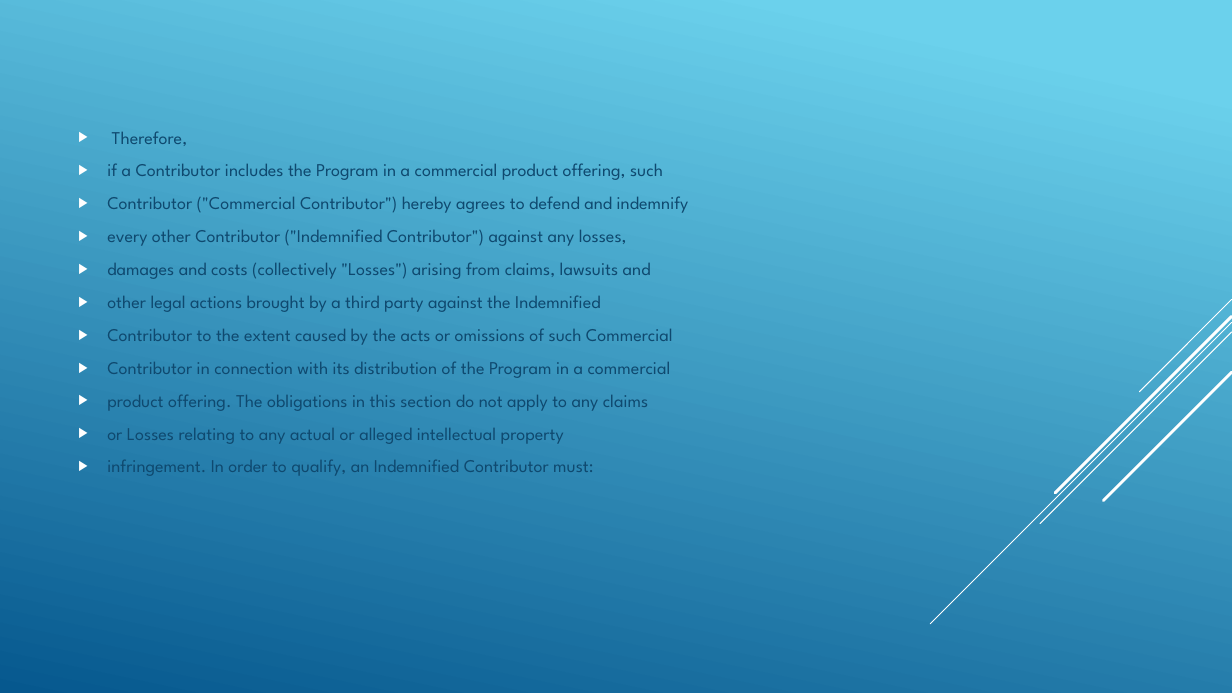
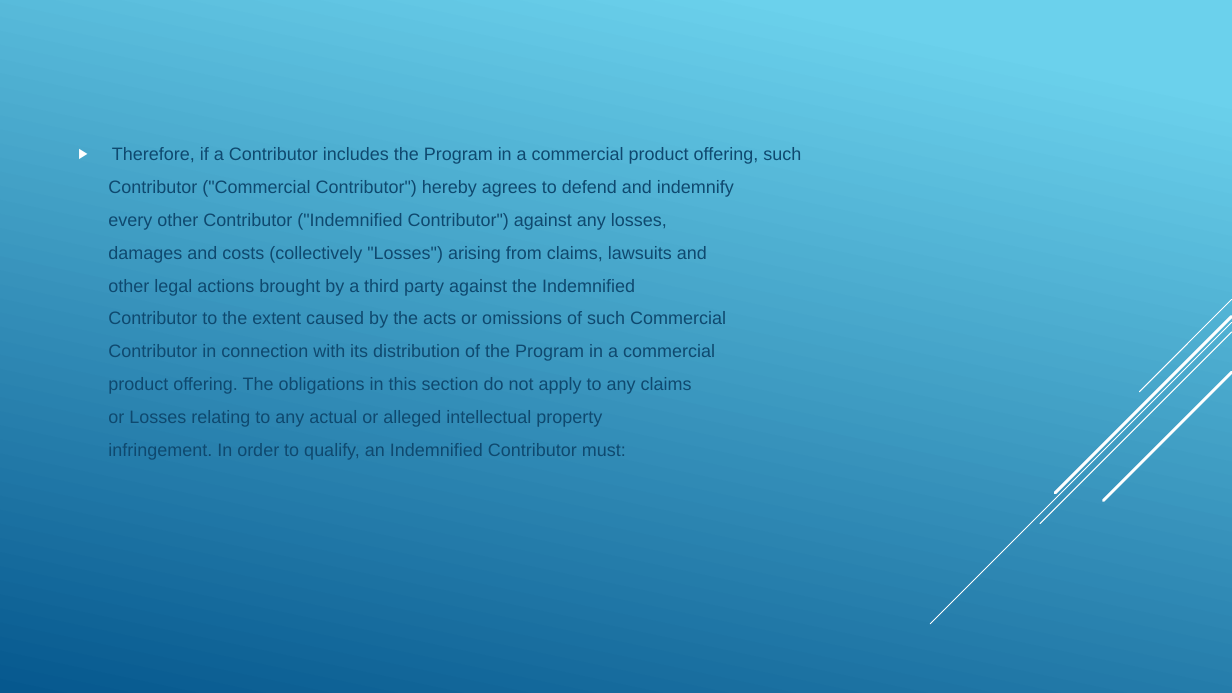
Before and after one commit to Vitoriano1454/ProjetoTCC, a slide deck: slide 20 of Github-Projeto.pptx. Drawn at 1232x693 pixels with LibreOffice and Linux fonts; fonts in the diff are those of the drawing. Boxes give left, top, right and bottom in pixels: in the first picture for what was removed or moved away, otherwise in the second. Text is boxed around its words. In the diff, an @@ line names an element or a change of style, - is before the commit and + after.

```diff
--- a/Github-Projeto.pptx
+++ b/Github-Projeto.pptx
@@ text at bbox=[112, 147, 801, 164]: text changed; font League Spartan to Arial @@
-▶ Therefore,
-▶ if a Contributor includes the Program in a commercial product offering, such
+▶ Therefore, if a Contributor includes the Program in a commercial product offering, such
@@ text at bbox=[108, 180, 734, 460]: font League Spartan to Arial in "Contributor ("Commercial Contributor") hereby agrees to defe ...", "every other Contributor ("Indemnified Contributor") against  ...", "damages and costs (collectively "Losses") arising from ...", "other legal actions brought by a third ..." and 5 more places; bullet ▶ to none @@
```
Also in this commit, not shown: 29 other slides changed.
